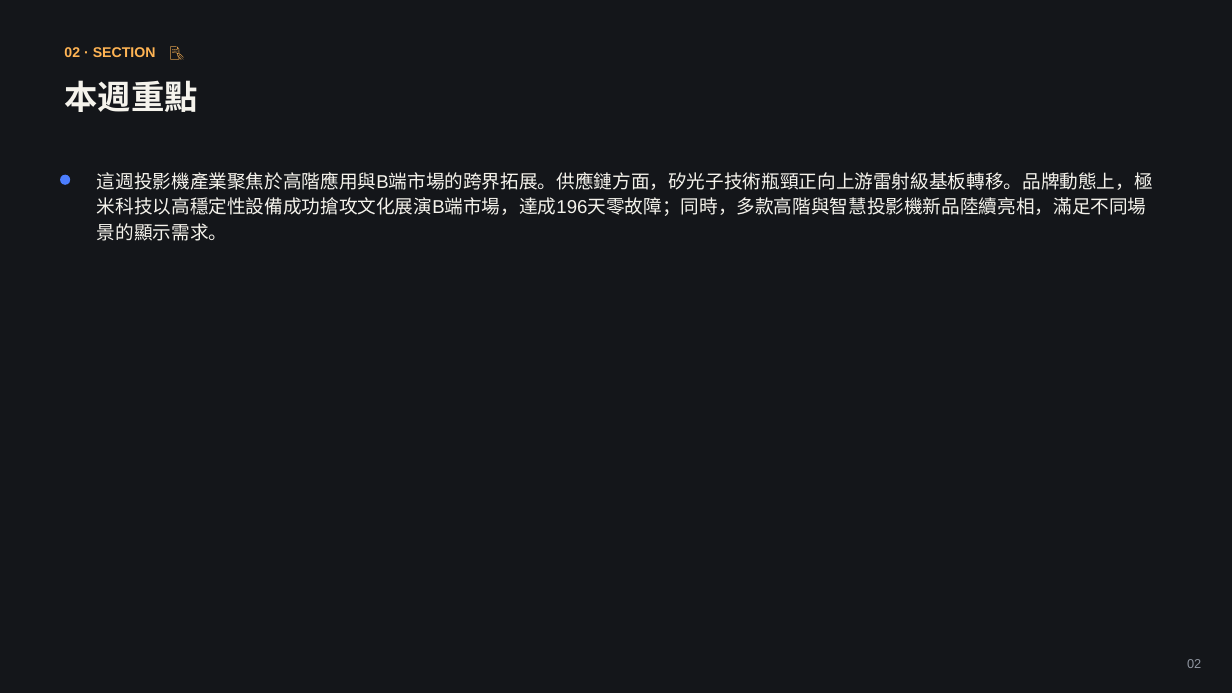
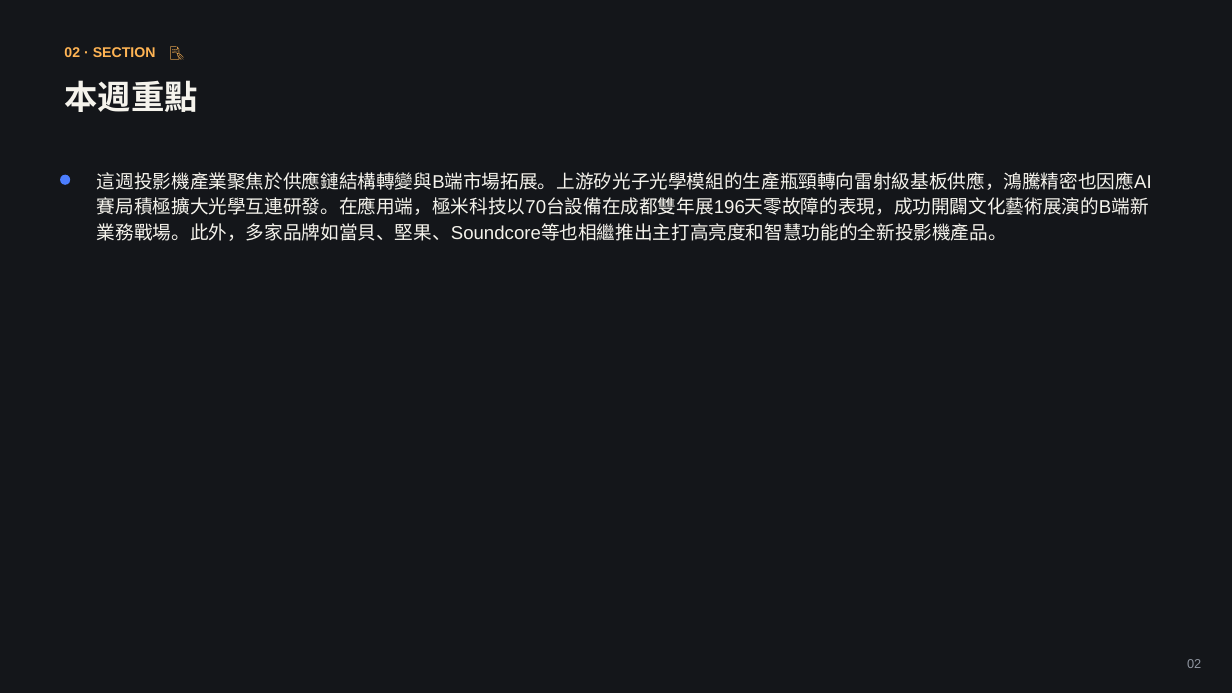
Before and after one commit to coffee30233-gif/Project-Insight, a slide deck: slide 2 of data/reports/2026-W38.pptx. Drawn at 1232x693 pixels with LibreOffice and Linux fonts; fonts in the diff are those of the drawing. Boxes give left, top, right and bottom in pixels: in the first picture for what was removed or moved away, otherwise in the second. Text is boxed around its words. In the diff, an @@ line names an element or a change of style, - is before the commit and + after.

```diff
--- a/data/reports/2026-W38.pptx
+++ b/data/reports/2026-W38.pptx
@@ text at [97, 172, 1152, 241]: text changed @@
-這週投影機產業聚焦於高階應用與B端市場的跨界拓展。供應鏈方面，矽光子技術瓶頸正向上游雷射級基板轉移。品牌動態上，極米科技以高穩定性設備成功搶攻文化展演B端市場，達成196天零故障；同時，多款高階與智慧投影機新品陸續亮相，滿足不同場景的顯示需求。
+這週投影機產業聚焦於供應鏈結構轉變與B端市場拓展。上游矽光子光學模組的生產瓶頸轉向雷射級基板供應，鴻騰精密也因應AI賽局積極擴大光學互連研發。在應用端，極米科技以70台設備在成都雙年展196天零故障的表現，成功開闢文化藝術展演的B端新業務戰場。此外，多家品牌如當貝、堅果、Soundcore等也相繼推出主打高亮度和智慧功能的全新投影機產品。
```
Also in this commit, not shown: 3 other slides changed, 1 slide added, 2 slides removed, 5 other files.
